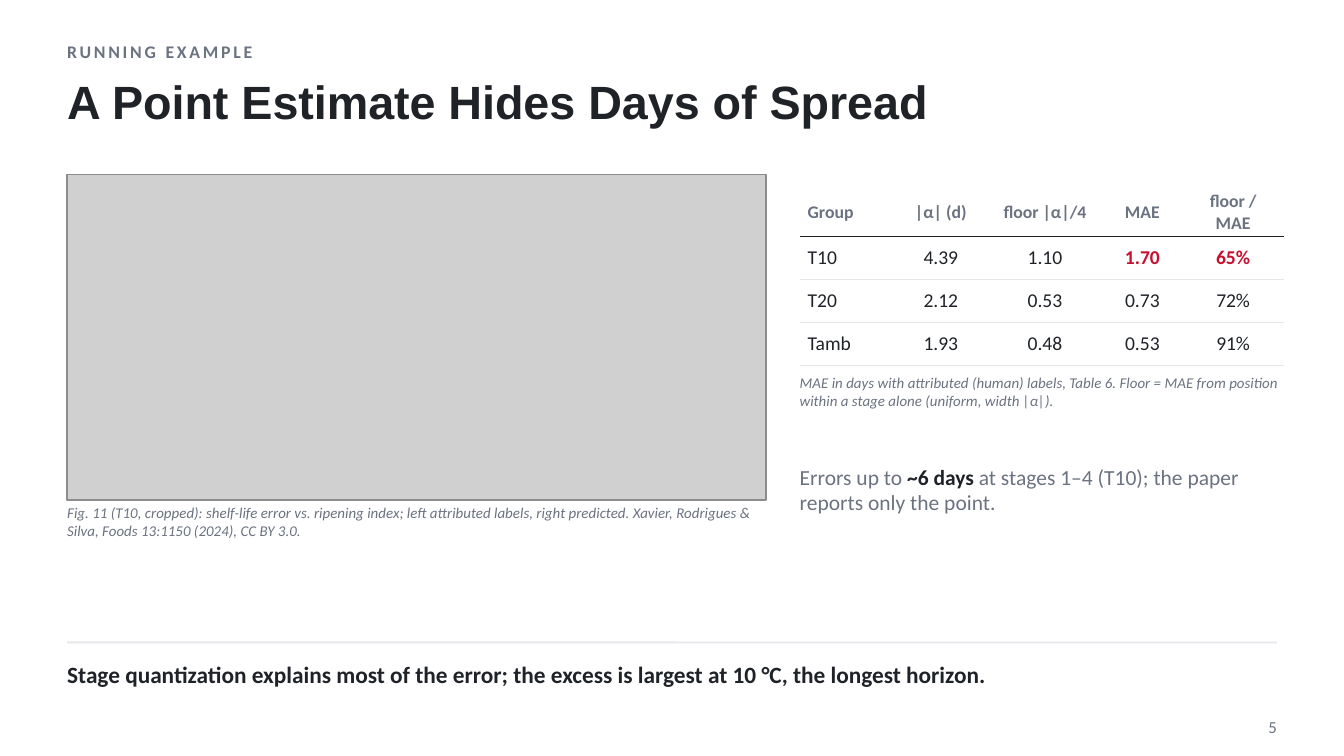
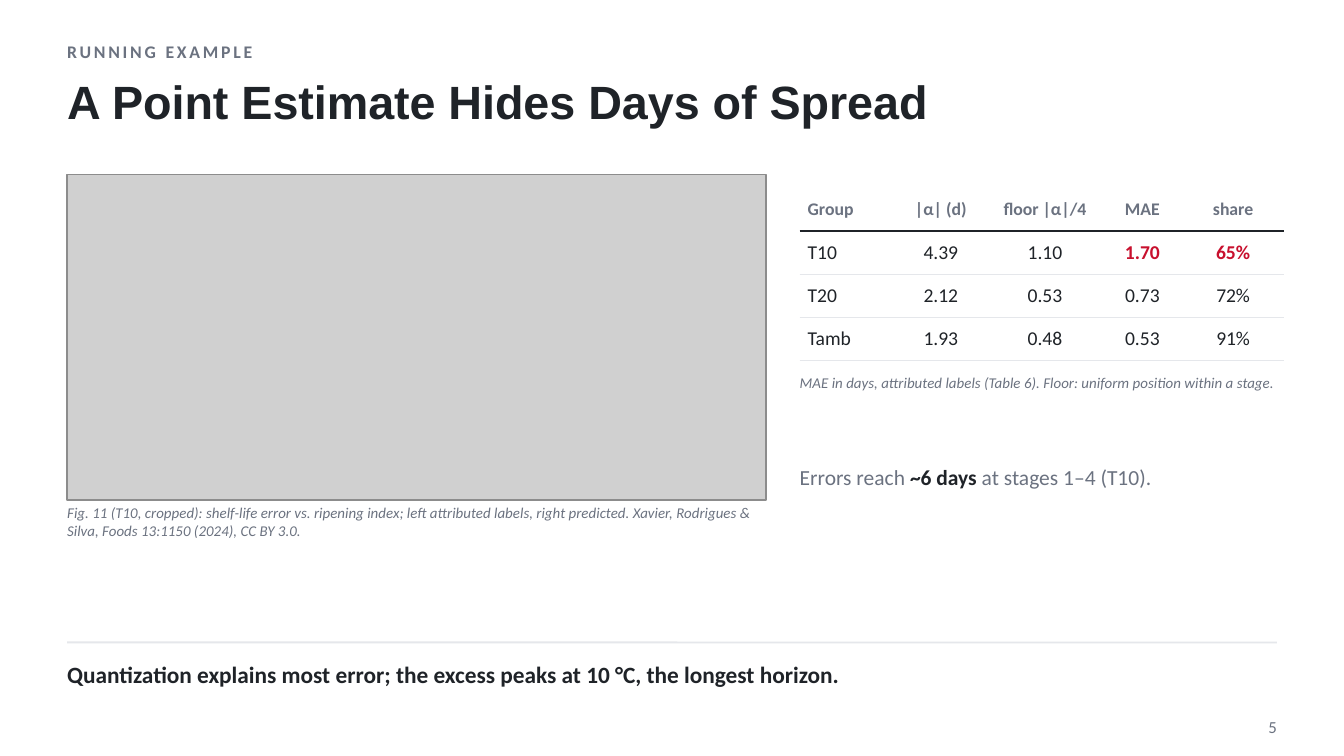
Before and after one commit to nishadw/neural-sde, a slide deck: slide 5 of lecture/neural_sde_lecture.pptx. Drawn at 1344x756 pixels with LibreOffice and Linux fonts; fonts in the diff are those of the drawing; grey boxes stand for pictures. Boxes give left, top, right and bottom in pixels: in the first picture for what was removed or moved away, otherwise in the second. Text is boxed around its words. In the diff, an @@ line names an element or a change of style, - is before the commit and + after.

```diff
--- a/lecture/neural_sde_lecture.pptx
+++ b/lecture/neural_sde_lecture.pptx
@@ table at [800,188,1284,349] @@
-row 1, column 5: floor / MAE
+row 1, column 5: share
@@ text at [800,377,1274,391]: text changed @@
-MAE in days with attributed (human) labels, Table 6. Floor = MAE from position within a stage alone (uniform, width |α|).
+MAE in days, attributed labels (Table 6). Floor: uniform position within a stage.
@@ text at [800,469,1152,489]: text changed @@
-Errors up to ~6 days at stages 1–4 (T10); the paper reports only the point.
+Errors reach ~6 days at stages 1–4 (T10).
@@ text at [67,666,839,687]: text changed @@
-Stage quantization explains most of the error; the excess is largest at 10 °C, the longest horizon.
+Quantization explains most error; the excess peaks at 10 °C, the longest horizon.
```
Also in this commit, not shown: 13 other slides changed, 1 slide added, 9 other files.
